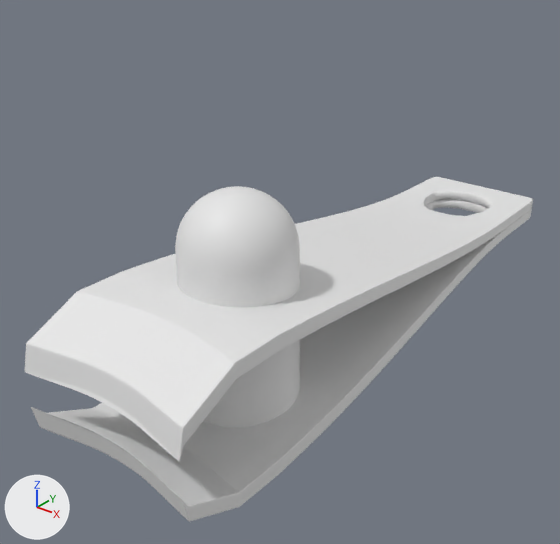
Renders of the Blender file Models/NailCutter.blend from each side of a commit.
The view is the same before and after, from a camera (50 mm lens) standing at (4.57, -6.43, 4.03) and looking at (-0.42, -0.19, 0.16). The lights are fixed; the arrows at lower left show +X, +Y and +Z.
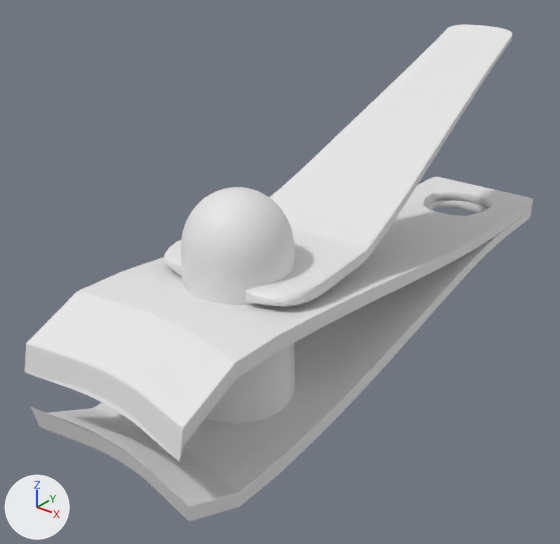
Changed parts and their boxes [x1, y1, x2, y2] in the pictures (560 x 544 px):
'Cube', added
    after: [164, 25, 512, 307]
'Cylinder.001', rescaled (9% narrower)
    before: [175, 186, 300, 428]
    after: [181, 187, 295, 424]

The change, as a list of edits to the scene's bpy script:
```text
Add me_cube:
    me_cube.from_pydata(...)  # 128 vertices, 126 faces; spans x -0.9..0.9, y -1.0..1.0, z -0.9..20.6
Change ob_cylinder_001:
    ob_cylinder_001.scale: (0.598, 0.598, 1.0) -> (0.546, 0.546, 1.0)
Add ob_cube:
    ob_cube = bpy.data.objects.new('Cube', me_cube)
    ob_cube.location = (0.0, 0.9, 0.75)
    ob_cube.scale = (1.0, 2.73, 0.084)
    _m = ob_cube.modifiers.new('Boolean', 'BOOLEAN')
    _m.object = ob_cylinder_001
    _m.solver = 'FLOAT'
    _m = ob_cube.modifiers.new('Subsurf', 'SUBSURF')
```
